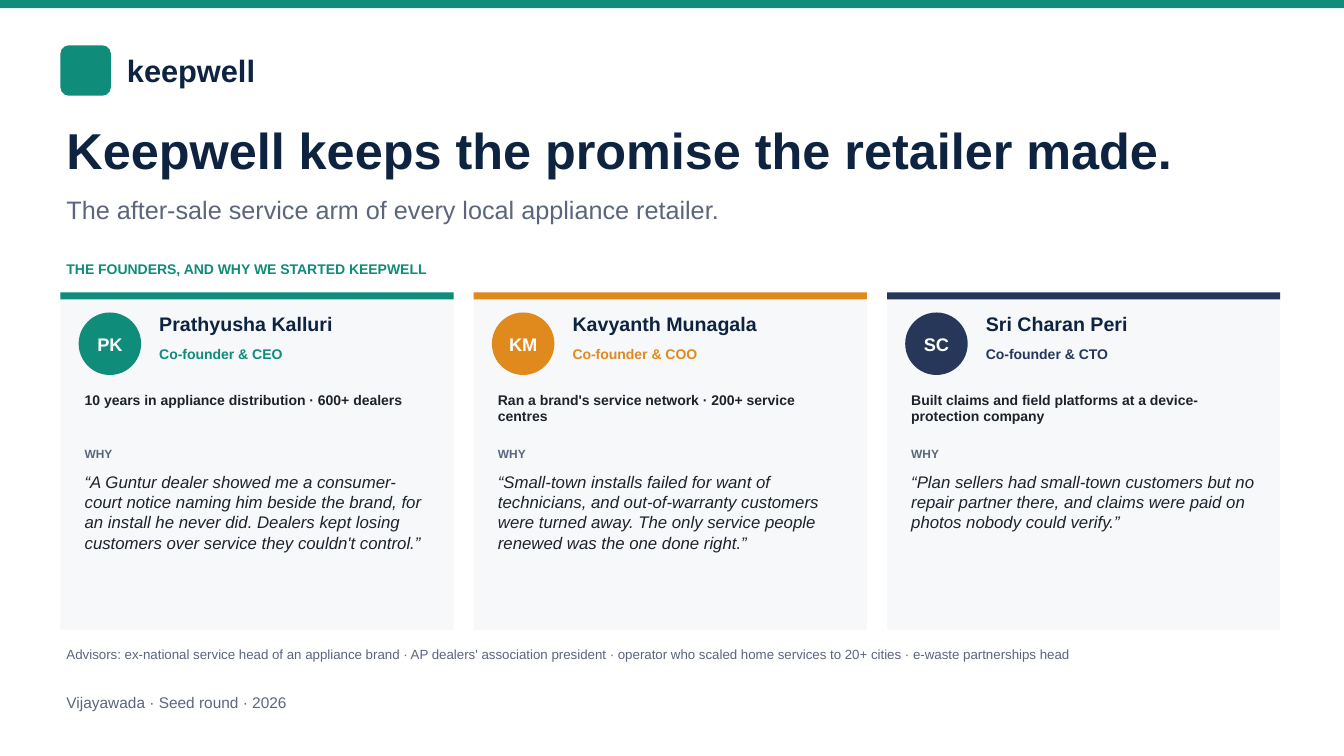
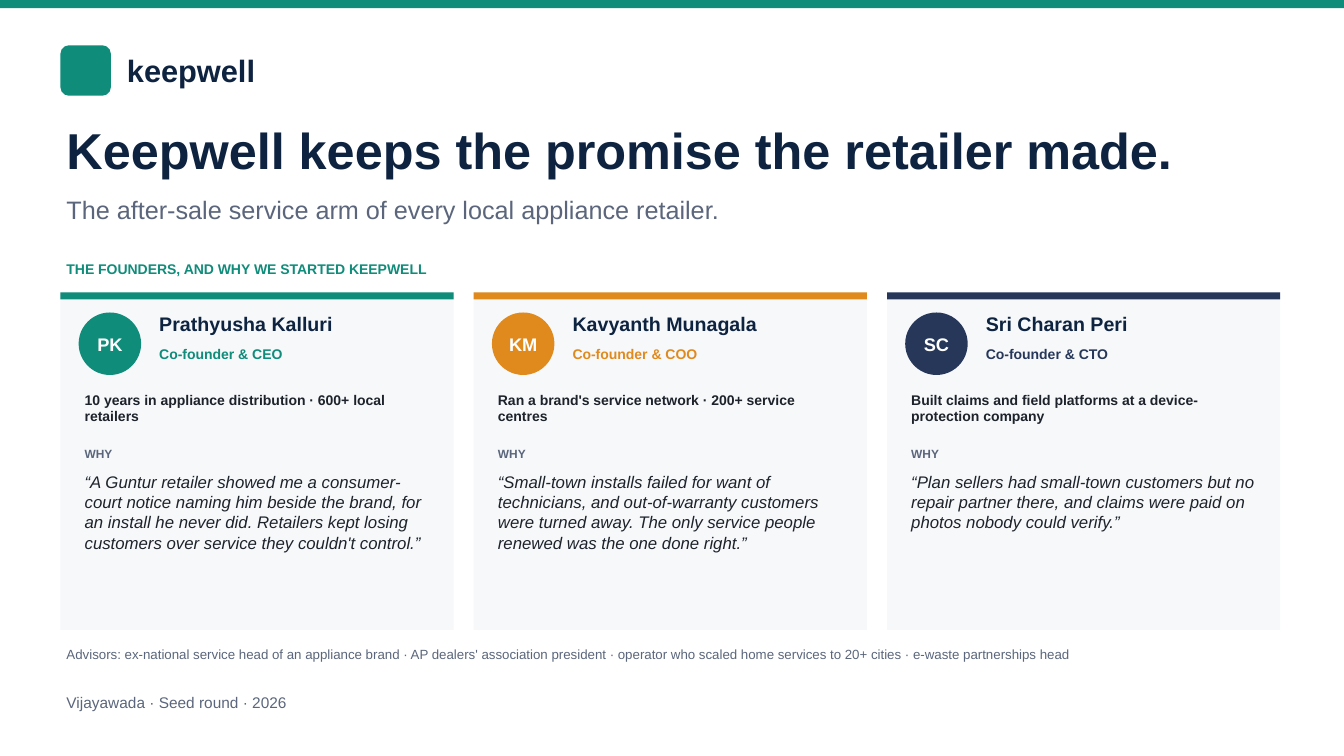
Before and after one commit to PrathyushaKalluri/keepwell, a slide deck: slide 1 of pitch_v2/deck/Keepwell_Seed_Deck.pptx. Drawn at 1344x756 pixels with LibreOffice and Linux fonts; fonts in the diff are those of the drawing. Boxes give left, top, right and bottom in pixels: in the first picture for what was removed or moved away, otherwise in the second. Text is boxed around its words. In the diff, an @@ line names an element or a change of style, - is before the commit and + after.

```diff
--- a/pitch_v2/deck/Keepwell_Seed_Deck.pptx
+++ b/pitch_v2/deck/Keepwell_Seed_Deck.pptx
@@ text at (x1=85, y1=395, x2=385, y2=421): text changed @@
-10 years in appliance distribution · 600+ dealers
+10 years in appliance distribution · 600+ local retailers
@@ text at (x1=85, y1=476, x2=422, y2=553): text changed @@
-“A Guntur dealer showed me a consumer-court notice naming him beside the brand, for an install he never did. Dealers kept losing customers over service they couldn't control.”
+“A Guntur retailer showed me a consumer-court notice naming him beside the brand, for an install he never did. Retailers kept losing customers over service they couldn't control.”
```
Also in this commit, not shown: 9 other files.
